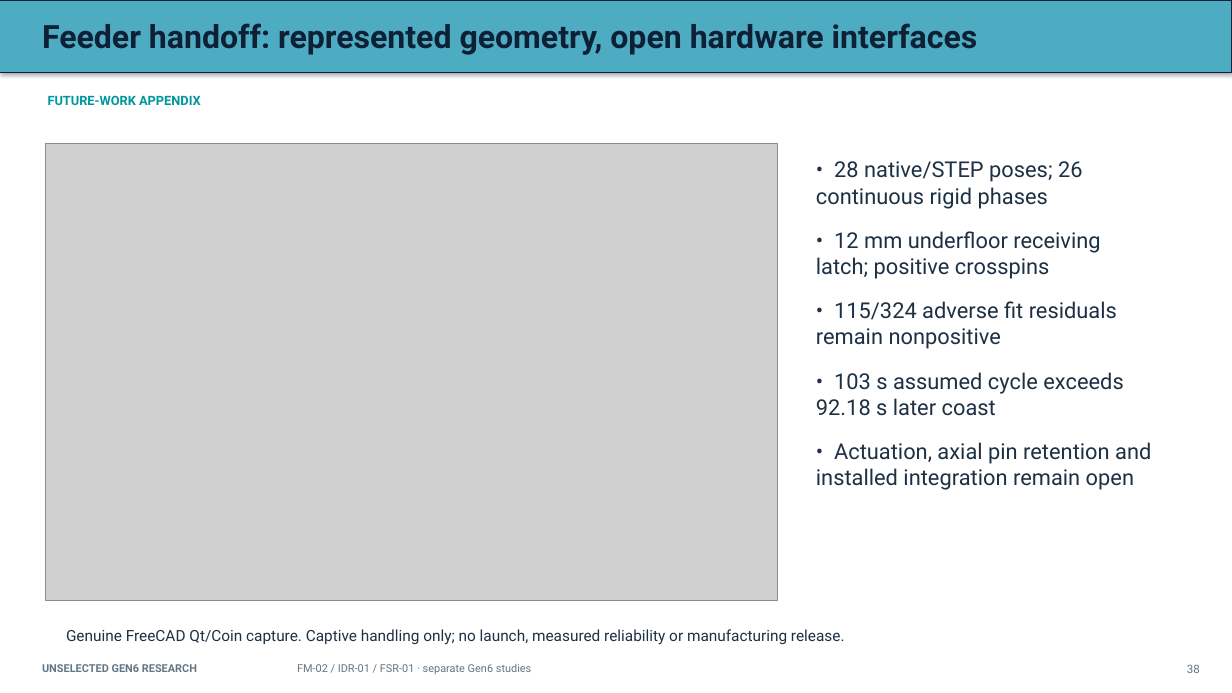
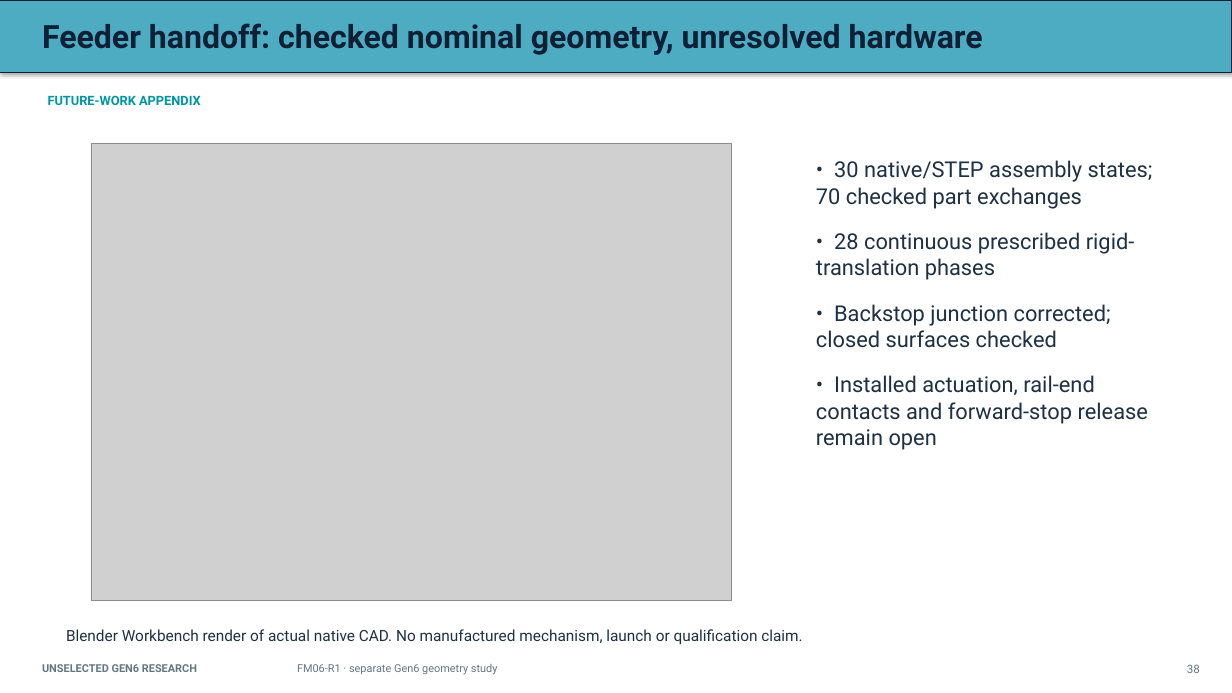
Before and after one commit to aaaaaaaaaaaavm/VOLLEY-thesis, a slide deck: slide 38 of university/final_review_2026_10_10/VOLLEY_Final_Review_2026-10-10.pptx. Drawn at 1232x693 pixels with LibreOffice and Linux fonts; fonts in the diff are those of the drawing; grey boxes stand for pictures. Boxes give left, top, right and bottom in pixels: in the first picture for what was removed or moved away, otherwise in the second. Text is boxed around its words. In the diff, an @@ line names an element or a change of style, - is before the commit and + after.

Commit message:
Synchronize current feeder evidence across academic and public review surfaces

```diff
--- a/university/final_review_2026_10_10/VOLLEY_Final_Review_2026-10-10.pptx
+++ b/university/final_review_2026_10_10/VOLLEY_Final_Review_2026-10-10.pptx
@@ text at [42,23,983,55]: text changed @@
-Feeder handoff: represented geometry, open hardware interfaces
+Feeder handoff: checked nominal geometry, unresolved hardware
@@ picture: place and size @@
-picture at [45,143,777,601]
+picture at [91,143,731,601]
@@ text at [816,160,1153,450]: text changed @@
-• 28 native/STEP poses; 26 continuous rigid phases
-• 12 mm underfloor receiving latch; positive crosspins
-• 115/324 adverse fit residuals remain nonpositive
-• 103 s assumed cycle exceeds 92.18 s later coast
-• Actuation, axial pin retention and installed integration remain open
+• 30 native/STEP assembly states; 70 checked part exchanges
+• 28 continuous prescribed rigid-translation phases
+• Backstop junction corrected; closed surfaces checked
+• Installed actuation, rail-end contacts and forward-stop release remain open
@@ text at [66,629,802,644]: text changed @@
-Genuine FreeCAD Qt/Coin capture. Captive handling only; no launch, measured reliability or manufacturing release.
+Blender Workbench render of actual native CAD. No manufactured mechanism, launch or qualification claim.
@@ text at [297,664,498,675]: text changed @@
-FM-02 / IDR-01 / FSR-01 · separate Gen6 studies
+FM06-R1 · separate Gen6 geometry study
```
Also in this commit, not shown: 2 slides added, 24 other files.
